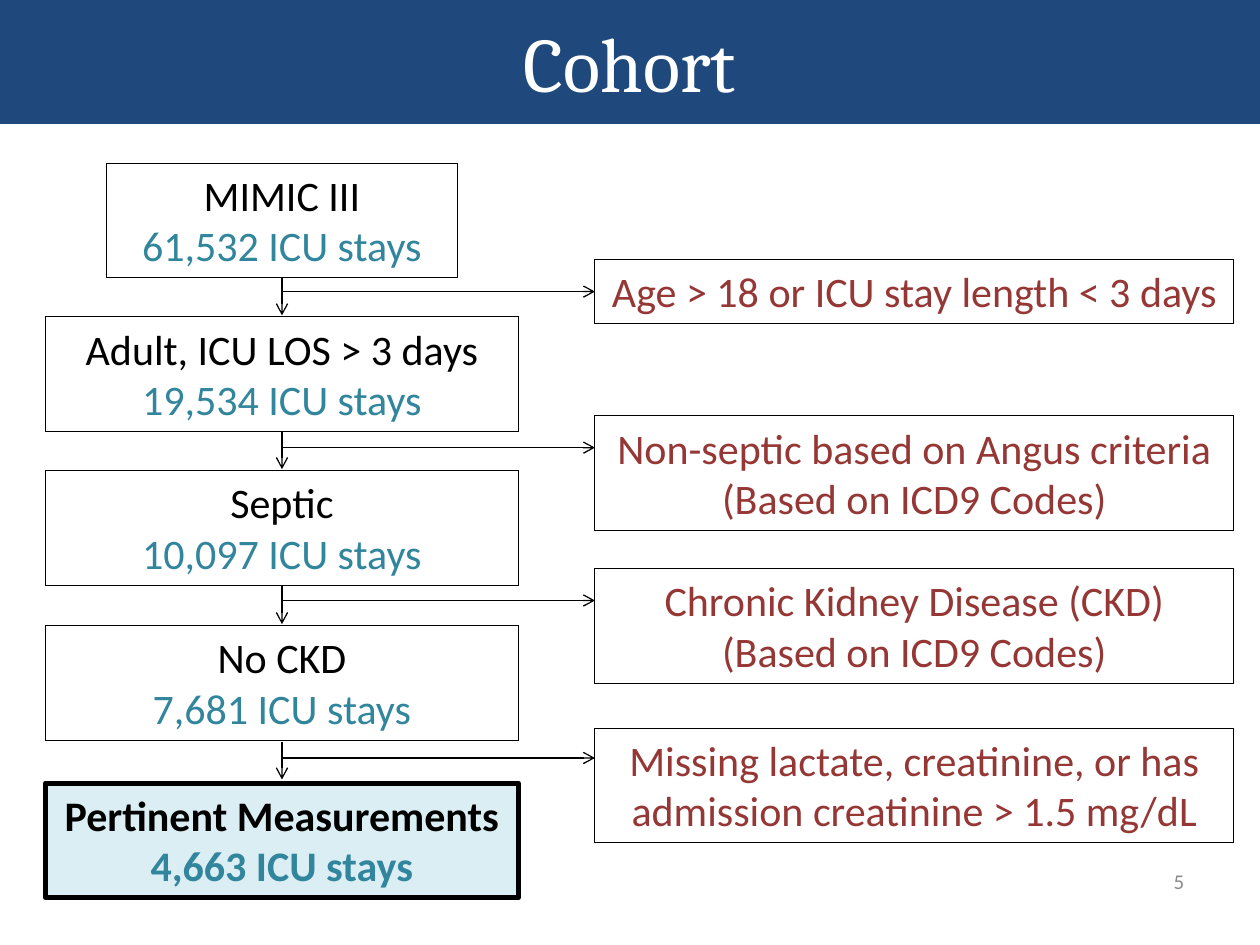
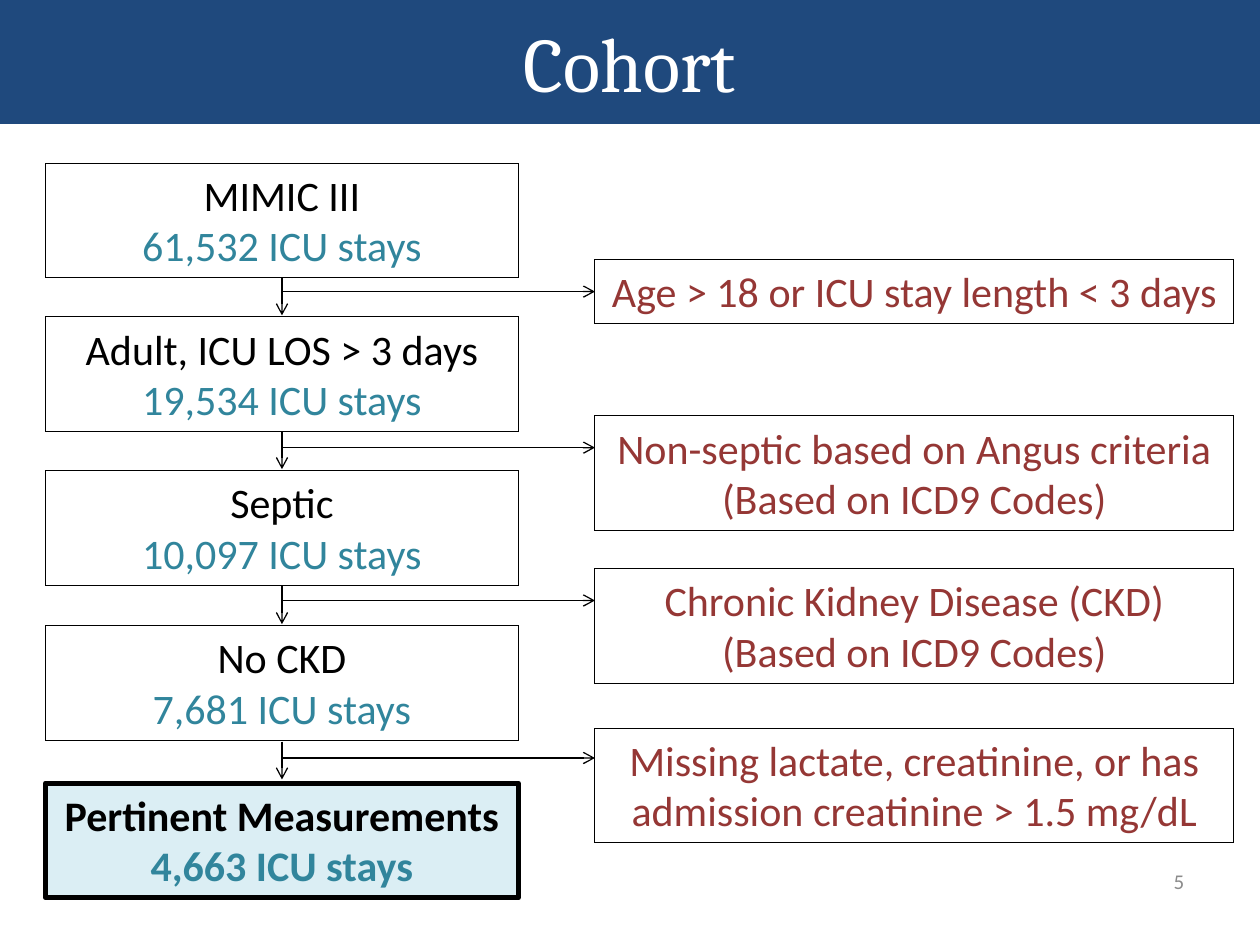
Before and after one commit to nalinimsingh/HST.953-AKI-Prediction, a slide deck: slide 5 of docs/Presentation.pptx. Drawn at 1260x945 pixels with LibreOffice and Linux fonts; fonts in the diff are those of the drawing. Boxes give left, top, right and bottom in pixels: in the first picture for what was removed or moved away, otherwise in the second. Text is boxed around its words. In the diff, an @@ line names an element or a change of style, - is before the commit and + after.

```diff
--- a/docs/Presentation.pptx
+++ b/docs/Presentation.pptx
@@ rectangle "MIMIC III": place and size @@
-rectangle "MIMIC III" at box(107, 163, 457, 277)
+rectangle "MIMIC III" at box(45, 163, 518, 277)
```
Also in this commit, not shown: 2 other slides changed, 1 other file.
